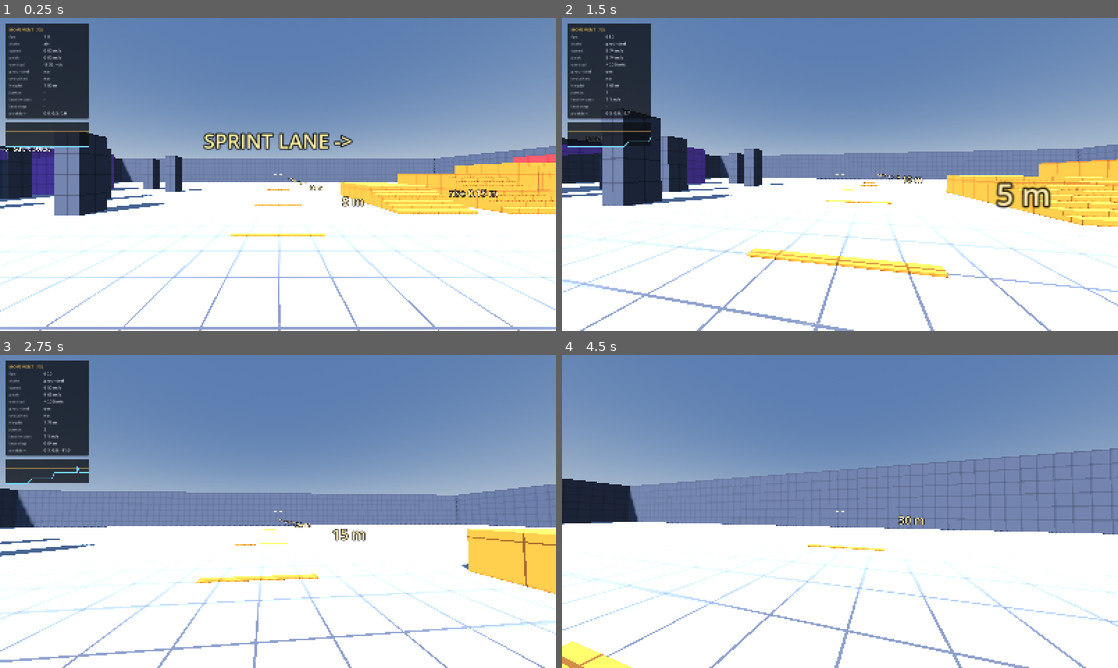
Above: before the commit, frames 1-4 (two rows, left to right).
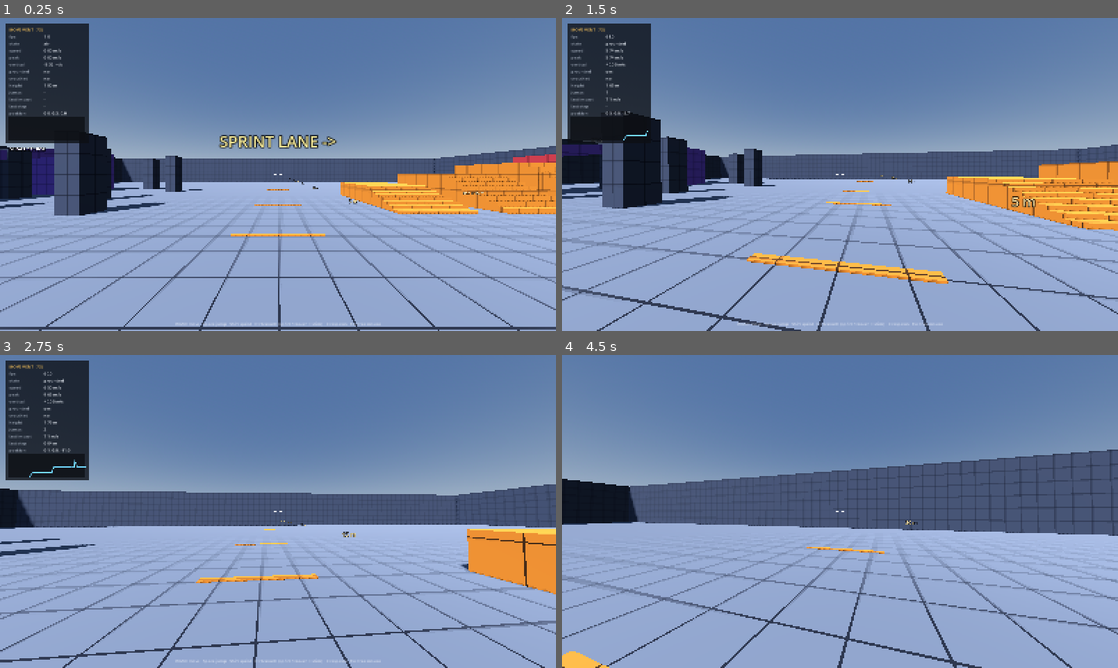
Above: after the commit, the same moments.

Repository: B-2222/BestFPS
Game: Godot game, scene res://scenes/levels/test_arena.tscn
Two runs of this game, one before a commit and one after it. Both use one fixed random seed, a clock stepped at 60 frames per second and the inputs below.
Inputs (mouse positions are in pixels of both pictures, inside the frame that each line leads up to):
- Up to frame 1 (0.25 s): no input
- Up to frame 2 (1.5 s): move the mouse to (867, 174) at 0.52 s; hold Ctrl (crouch) 0.53-1.28 s; hold W (move_forward) from 0.53 s (still down); tap Space (jump) at 0.77, 1.07 s; tap Shift (sprint) at 0.8, 1.35 s; move the mouse to (812, 174) at 1.27 s
- Up to frame 3 (2.75 s): keep holding W (move_forward); tap Space (jump) at 1.52, 1.55, 1.82 s; move the mouse to (289, 505) at 2.02 s; hold Space (jump) from 2.03 s (still down); tap Ctrl (crouch) at 2.3 s
- Up to frame 4 (4.5 s): keep holding W (move_forward); move the mouse to (834, 517) at 2.77 s; release Space (jump) at 2.78 s; tap Ctrl (crouch) at 2.85, 4.35 s; tap Space (jump) at 3.02, 3.32, 3.77, 3.8, 4.07 s; tap Shift (sprint) at 3.05 s; move the mouse to (878, 514) at 3.52 s; hold Shift (sprint) 3.53-4.28 s; tap F3 (debug_toggle) at 4.15 s; move the mouse to (795, 508) at 4.27 s

The runs differ from the first frame. In frame 1, 56% of the frame differs, in the area x 0-100%, y 31-100%; in frame 2, 54%; in frame 3, 57%; in frame 4, 61%, in the area x 0-100%, y 29-100%.

Commit message:
fix: review pass over the movement controller and view effects
Went back over everything written this session. Bugs found and fixed:

- respawn() reset the body transform but left `yaw` holding the old
  heading, so the next mouse movement snapped the camera back to where
  the player was looking before respawning. It also left the jump
  buffer armed, which fired a jump the instant the player reappeared.
- can_stand_up() used test_move()'s 0.08 m default margin -- the same
  bug already fixed in the stair probes. The player would refuse to
  stand with 8 cm of clear air overhead.
- The hull height clamp still enforced the capsule rule (height >= 2 *
  radius). Now that the hull is a cylinder that rule does not apply,
  and it would have silently blocked any crouch height below 0.8 m.
- CameraRig read the controller's config in _ready(). Godot readies
  children before parents, so the fallback config had not been
  resolved yet; it is now picked up on the first frame.
- StateMachine gave up silently when a transition chain failed to
  settle, leaving whichever state happened to be current. It now warns,
  because that only happens when two states disagree.
- A local named `scale` shadowed Node3D.scale in two places.
- pending_step could grow unbounded with no camera rig to drain it.
- The HUD's speed graph sat at a hardcoded offset that the added rows
  would have overlapped; it now flows inside the panel. The crosshair
  did not redraw on window resize.

Landing dip recalibrated. It was integrated straight off the render
frame, which made the same landing about 20% deeper at 144 fps than at
60 -- a feel bug that only shows up on someone else's machine. It now
runs at a fixed 240 Hz substep (3% spread across 30-144 fps). The
impulse scale was also far too large: an ordinary jump dipped the
camera 14-17 cm and a 2 m drop saturated the clamp. Recalculated so a
jump dips ~5.5 cm and a 10 m fall ~17 cm, leaving the clamp as a
genuine safety net.

Test arena tuned against actual rendered frames rather than guesswork:
labels were roughly 0.38 m per character and dwarfed the geometry they
annotate, and the floor blew out to near-white under sky ambient,
losing the grid that makes speed perceptible. Also added a stair
descent check to the smoke test -- descending is a separate failure
mode from climbing, and the player is now grounded for 140 of 140
ticks of it.

18 checks passing from a clean import, no errors, no leaked objects.

Co-Authored-By: Claude <noreply@anthropic.com>
Claude-Session: https://claude.ai/code/session_01YFatVD6W6MGz1PHfpjP395

Diff:
--- a/scripts/core/state_machine.gd
+++ b/scripts/core/state_machine.gd
@@ -56,9 +56,15 @@
 	if current == null:
 		return
 	var guard := 0
-	while guard < MAX_CHAINED_TRANSITIONS:
+	while true:
 		var next: StringName = current.check_transitions(cmd)
 		if next == &"" or next == current.id:
+			break
+		if guard >= MAX_CHAINED_TRANSITIONS:
+			# Say so rather than silently settling on whichever state happened
+			# to be current when we gave up. A chain this deep means two states
+			# disagree about the same condition, which is a bug worth seeing.
+			push_warning("StateMachine: transitions did not settle at '%s'." % current.id)
 			break
 		transition_to(next)
 		guard += 1
--- a/scripts/levels/arena_builder.gd
+++ b/scripts/levels/arena_builder.gd
@@ -61,14 +61,17 @@
 ## regular reference you cannot perceive speed, and "does this feel fast?" is
 ## the single most important question this level has to answer.
 func _build_materials() -> void:
-	var grid := _make_grid_texture(64, 2, Color(1, 1, 1), Color(0.55, 0.55, 0.58))
-	_mat_floor = _make_material(grid, Color(0.62, 0.63, 0.66))
-	_mat_wall = _make_material(grid, Color(0.34, 0.36, 0.42))
-	_mat_step = _make_material(grid, Color(0.90, 0.55, 0.20))
-	_mat_jump = _make_material(grid, Color(0.28, 0.55, 0.88))
-	_mat_ramp = _make_material(grid, Color(0.35, 0.72, 0.45))
-	_mat_blocked = _make_material(grid, Color(0.80, 0.27, 0.28))
-	_mat_slide = _make_material(grid, Color(0.62, 0.42, 0.85))
+	# Darker grid lines than you would expect: they are the only cue for speed
+	# and distance, and a low-contrast grid washes out entirely under sky
+	# ambient once the tonemapper has had its way.
+	var grid := _make_grid_texture(64, 2, Color(1, 1, 1), Color(0.34, 0.35, 0.40))
+	_mat_floor = _make_material(grid, Color(0.40, 0.41, 0.44))
+	_mat_wall = _make_material(grid, Color(0.26, 0.28, 0.34))
+	_mat_step = _make_material(grid, Color(0.78, 0.46, 0.16))
+	_mat_jump = _make_material(grid, Color(0.22, 0.44, 0.74))
+	_mat_ramp = _make_material(grid, Color(0.28, 0.60, 0.37))
+	_mat_blocked = _make_material(grid, Color(0.68, 0.22, 0.24))
+	_mat_slide = _make_material(grid, Color(0.50, 0.34, 0.72))
 
 func _make_grid_texture(size: int, line_px: int, base: Color, line: Color) -> ImageTexture:
 	var img := Image.create(size, size, true, Image.FORMAT_RGBA8)
@@ -123,19 +126,30 @@
 	_geometry_root.add_child(body)
 	return body
 
-func _label(text: String, pos: Vector3, color: Color = Color(1, 1, 1)) -> Label3D:
+## Dimension annotation. Sized to be readable at 5-15 m without covering the
+## thing it is annotating -- roughly 17 cm per character, against a player who
+## is 1.8 m tall.
+func _label(text: String, pos: Vector3, color: Color = Color(1, 1, 1),
+		size_scale: float = 1.0) -> Label3D:
 	var label := Label3D.new()
 	label.text = text
 	label.position = pos
-	label.font_size = 48
-	label.pixel_size = 0.008
+	label.font_size = 40
+	label.pixel_size = 0.0042 * size_scale
 	label.modulate = color
-	label.outline_size = 12
+	label.outline_size = 10
 	label.outline_modulate = Color(0, 0, 0, 0.85)
 	label.billboard = BaseMaterial3D.BILLBOARD_ENABLED
 	label.shaded = false
+	label.fixed_size = false
+	label.no_depth_test = false
 	_geometry_root.add_child(label)
 	return label
+
+## Section heading. Larger than a dimension label so the eye can find sections
+## from across the arena.
+func _heading(text: String, pos: Vector3, color: Color = Color(1, 1, 1)) -> Label3D:
+	return _label(text, pos, color, 1.8)
 
 # ---------------------------------------------------------------------------
 # Sections
@@ -155,10 +169,13 @@
 	env.background_mode = Environment.BG_SKY
 	env.sky = sky
 	env.ambient_light_source = Environment.AMBIENT_SOURCE_SKY
+	env.ambient_light_energy = 0.55
 	env.reflected_light_source = Environment.REFLECTION_SOURCE_SKY
 	env.tonemap_mode = Environment.TONE_MAPPER_FILMIC
+	env.tonemap_exposure = 0.85
+	# Forward+ only. Harmless on the compatibility renderer, which just warns.
 	env.ssao_enabled = true
-	env.ssao_intensity = 1.2
+	env.ssao_intensity = 1.0
 
 	var world_env := WorldEnvironment.new()
 	world_env.name = "WorldEnvironment"
@@ -168,7 +185,7 @@
 	var sun := DirectionalLight3D.new()
 	sun.name = "Sun"
 	sun.rotation_degrees = Vector3(-52.0, -38.0, 0.0)
-	sun.light_energy = 1.1
+	sun.light_energy = 1.0
 	sun.shadow_enabled = true
 	sun.directional_shadow_max_distance = 120.0
 	_geometry_root.add_child(sun)
@@ -188,7 +205,7 @@
 ## A measured straight lane. Sprint it and count: at 9 m/s the 30 m mark should
 ## arrive in about 3.3 s. This is how you tell "fast" from "feels fast".
 func _build_distance_lane() -> void:
-	_label("SPRINT LANE ->", Vector3(0, 2.6, -3.0), Color(1, 0.9, 0.5))
+	_heading("SPRINT LANE ->", Vector3(0, 2.6, -3.0), Color(1, 0.9, 0.5))
 	for metres in [5, 10, 15, 20, 25, 30]:
 		var z := -float(metres)
 		_box("LaneMark%d" % metres, Vector3(3.0, 0.04, 0.2),
@@ -198,7 +215,7 @@
 ## Single ledges bracketing max_step_height (0.35 m by default). 0.20-0.35
 ## should be walked over without a jump; 0.40 should stop you dead.
 func _build_step_ledges() -> void:
-	_label("STEP-UP LIMIT", Vector3(8.0, 2.6, 5.0), Color(1, 0.75, 0.4))
+	_heading("STEP-UP LIMIT", Vector3(8.0, 2.6, 5.0), Color(1, 0.75, 0.4))
 	var heights := [0.20, 0.30, 0.35, 0.40]
 	for i in heights.size():
 		var h: float = heights[i]
@@ -212,7 +229,7 @@
 ## 0.45 m flight is deliberately impossible -- both are boundary tests, and
 ## boundaries are where stair code breaks.
 func _build_staircases() -> void:
-	_label("STAIRCASES", Vector3(15.0, 3.6, -4.0), Color(1, 0.75, 0.4))
+	_heading("STAIRCASES", Vector3(15.0, 3.6, -4.0), Color(1, 0.75, 0.4))
 	var rises := [0.15, 0.25, 0.35, 0.45]
 	var run := 0.4
 	var steps := 8
@@ -239,7 +256,7 @@
 ## If 1.10 is comfortably clearable and 1.40 is not, gravity and jump_velocity
 ## agree with each other.
 func _build_jump_heights() -> void:
-	_label("JUMP HEIGHT", Vector3(30.0, 3.2, -6.0), Color(0.6, 0.8, 1))
+	_heading("JUMP HEIGHT", Vector3(30.0, 3.2, -6.0), Color(0.6, 0.8, 1))
 	var heights := [0.60, 0.90, 1.10, 1.25, 1.40]
 	for i in heights.size():
 		var h: float = heights[i]
@@ -252,7 +269,7 @@
 func _build_gap_walkway() -> void:
 	var y := 2.0
 	var width := 3.5
-	_label("GAP JUMPS", Vector3(6.0, 4.6, 16.0), Color(0.6, 0.8, 1))
+	_heading("GAP JUMPS", Vector3(6.0, 4.6, 16.0), Color(0.6, 0.8, 1))
 
 	# Access stairs up to the walkway.
 	for s in 6:
@@ -273,7 +290,7 @@
 ## 15 / 30 / 45 degrees are walkable; 55 is past floor_max_angle and must
 ## reject the player rather than letting them creep up it.
 func _build_ramps() -> void:
-	_label("RAMPS", Vector3(-14.0, 3.6, 14.0), Color(0.5, 0.9, 0.6))
+	_heading("RAMPS", Vector3(-14.0, 3.6, 14.0), Color(0.5, 0.9, 0.6))
 	var specs := [
 		{"angle": 15.0, "length": 10.0},
 		{"angle": 30.0, "length": 8.0},
@@ -320,7 +337,7 @@
 			_mat_slide, Vector3(angle, 0.0, 0.0))
 	_box("SlideTop", Vector3(7.0, rise, 5.0),
 			Vector3(x, rise * 0.5, z_start - run - 2.5), _mat_slide)
-	_label("SLIDE SLOPE %.0f deg" % angle, Vector3(x, 2.4, z_start + 1.5), Color(0.8, 0.7, 1))
+	_heading("SLIDE SLOPE %.0f deg" % angle, Vector3(x, 2.4, z_start + 1.5), Color(0.8, 0.7, 1))
 	_label("sprint + crouch downhill", Vector3(x, 1.6, z_start + 1.5), Color(0.75, 0.65, 0.95))
 
 ## 1.05 m of clearance: too low to stand, and wide enough to slide through at
@@ -333,13 +350,13 @@
 	_box("TunnelRoof", Vector3(length, 0.5, 4.0), Vector3(x, clearance + 0.25, z), _mat_slide)
 	_box("TunnelWallA", Vector3(length, 2.4, 0.5), Vector3(x, 1.2, z - 2.25), _mat_slide)
 	_box("TunnelWallB", Vector3(length, 2.4, 0.5), Vector3(x, 1.2, z + 2.25), _mat_slide)
-	_label("CROUCH TUNNEL %.2f m" % clearance, Vector3(x + length * 0.5 + 2.0, 2.2, z),
+	_heading("CROUCH TUNNEL %.2f m" % clearance, Vector3(x + length * 0.5 + 2.0, 2.2, z),
 			Color(0.8, 0.7, 1))
 
 ## Something to strafe around. Tight enough spacing that turning while keeping
 ## speed actually costs something.
 func _build_pillars() -> void:
-	_label("STRAFE COURSE", Vector3(-16.0, 3.6, -10.0), Color(1, 1, 1))
+	_heading("STRAFE COURSE", Vector3(-16.0, 3.6, -10.0), Color(1, 1, 1))
 	var offsets := [
 		Vector2(-10, -8), Vector2(-14, -12), Vector2(-18, -8), Vector2(-22, -13),
 		Vector2(-12, -18), Vector2(-17, -21), Vector2(-23, -19), Vector2(-27, -24),
--- a/scripts/player/camera_rig.gd
+++ b/scripts/player/camera_rig.gd
@@ -11,6 +11,13 @@
 ##
 ## Runs in _process, not _physics_process. View effects should be smooth at the
 ## display refresh rate, not quantised to the 120 Hz simulation.
+
+## Fixed substep for the landing spring, so its response does not vary with
+## frame rate.
+const SPRING_TIMESTEP := 1.0 / 240.0
+## Cap on how much spring time a single long frame may catch up, so a hitch or
+## a breakpoint does not spend thousands of substeps.
+const MAX_SPRING_CATCHUP := 0.25
 
 @onready var camera: Camera3D = $Camera3D
 
@@ -32,10 +39,10 @@
 		push_error("CameraRig: no PlayerController ancestor found.")
 		set_process(false)
 		return
-	_config = _controller.config
-	_fov = _config.view_fov_base
-	camera.fov = _fov
 	_controller.landed.connect(_on_landed)
+	# Config is deliberately not read here. Godot readies children before their
+	# parents, so PlayerController._ready() -- which resolves the fallback
+	# config -- has not run yet. Picked up on the first frame instead.
 
 func _find_controller() -> PlayerController:
 	var node := get_parent()
@@ -46,6 +53,13 @@
 	return null
 
 func _process(delta: float) -> void:
+	if _config == null:
+		_config = _controller.config
+		if _config == null:
+			return
+		_fov = _config.view_fov_base
+		camera.fov = _fov
+
 	var speed := _controller.get_horizontal_speed()
 	var grounded := _controller.is_on_floor()
 	var sliding := _controller.get_state_id() == &"slide"
@@ -105,15 +119,24 @@
 func _on_landed(impact_speed: float) -> void:
 	_land_velocity += impact_speed * _config.view_land_dip_scale * 60.0
 
+## Damped spring rather than a tween: impulses from successive landings add up
+## naturally, and the return is asymmetric (fast down, settling up) the way real
+## weight is.
+##
+## Integrated at a fixed substep rather than straight off the render frame. An
+## explicit spring's response depends on its step size, and stepping it per
+## frame made the same landing dip about 20% deeper at 144 fps than at 60 --
+## a feel bug that only ever shows up on someone else's machine.
 func _update_landing(delta: float) -> void:
-	# Damped spring rather than a tween: impulses from successive landings add
-	# up naturally, and the return is asymmetric (fast down, settling up) the
-	# way real weight is.
-	var acceleration := -_config.view_land_dip_stiffness * _land_offset \
-			- _config.view_land_dip_damping * _land_velocity
-	_land_velocity += acceleration * delta
-	_land_offset = clampf(_land_offset + _land_velocity * delta,
-			-_config.view_land_dip_max, _config.view_land_dip_max)
+	var remaining := minf(delta, MAX_SPRING_CATCHUP)
+	while remaining > 0.0:
+		var step := minf(remaining, SPRING_TIMESTEP)
+		var acceleration := -_config.view_land_dip_stiffness * _land_offset \
+				- _config.view_land_dip_damping * _land_velocity
+		_land_velocity += acceleration * step
+		_land_offset = clampf(_land_offset + _land_velocity * step,
+				-_config.view_land_dip_max, _config.view_land_dip_max)
+		remaining -= step
 
 # --- stairs ----------------------------------------------------------------
 
--- a/scripts/player/player_config.gd
+++ b/scripts/player/player_config.gd
@@ -175,12 +175,18 @@
 @export var view_bob_amount_h: float = 0.030
 @export var view_bob_roll_deg: float = 0.35
 
-## Landing dip, as a critically-ish damped spring. Impulse scales with impact
-## speed so a small hop barely registers and a long fall lands hard.
-@export var view_land_dip_scale: float = 0.013
+## Landing dip, as an underdamped spring. Impulse scales with impact speed so a
+## small hop barely registers and a long fall lands hard.
+##
+## Calibrated, not guessed: at these values an ordinary jump (7 m/s impact)
+## dips about 5.5 cm, a 2 m drop about 7 cm, and a 10 m fall about 17 cm --
+## which leaves the clamp as a genuine safety net rather than something every
+## landing hits. Raising the scale much past 0.006 makes routine jumping feel
+## like the camera is slamming into the floor.
+@export var view_land_dip_scale: float = 0.0040
 @export var view_land_dip_stiffness: float = 170.0
 @export var view_land_dip_damping: float = 18.0
-@export var view_land_dip_max: float = 0.22
+@export var view_land_dip_max: float = 0.18
 
 ## Camera roll when strafing. Under ~1.5 deg it reads as weight; above that it
 ## reads as a bug.
--- a/scripts/player/player_controller.gd
+++ b/scripts/player/player_controller.gd
@@ -215,9 +215,10 @@
 		return
 	var control := maxf(speed, config.stop_speed)
 	var new_speed := maxf(speed - control * friction * delta, 0.0)
-	var scale := new_speed / speed
-	velocity.x *= scale
-	velocity.z *= scale
+	# Named `retained` rather than `scale`, which would shadow Node3D.scale.
+	var retained := new_speed / speed
+	velocity.x *= retained
+	velocity.z *= retained
 
 func try_jump() -> bool:
 	if jump_buffer <= 0.0:
@@ -384,9 +385,30 @@
 	_input_source = node
 	_input_source_assigned = true
 
+## Return to the spawn point in a fully clean state.
+##
+## Resetting the view angles matters as much as the position: assigning
+## global_transform moves the body, but `yaw` would still hold the old heading,
+## and the next mouse movement would snap the camera back to where the player
+## was looking before they respawned.
 func respawn() -> void:
 	velocity = Vector3.ZERO
 	global_transform = _spawn_transform
+
+	yaw = _spawn_transform.basis.get_euler().y
+	pitch = 0.0
+	rotation.y = yaw
+	head.rotation.x = pitch
+	cmd.yaw = yaw
+	cmd.pitch = pitch
+
+	# Clear anything in flight, or a jump buffered a moment before respawning
+	# fires the instant the player reappears.
+	jump_buffer = 0.0
+	time_since_floor = 0.0
+	slide_cooldown_left = 0.0
+	pending_step = 0.0
+
 	is_crouched = false
 	_current_height = config.standing_height
 	_current_eye = config.standing_eye_height
--- a/scripts/player/states/grounded_state.gd
+++ b/scripts/player/states/grounded_state.gd
@@ -24,9 +24,12 @@
 
 func physics_update(cmd: InputCommand, delta: float) -> void:
 	p.update_crouch(cmd)
-	# Friction first, then acceleration. Same order as Quake: it means a player
-	# holding a direction is never slowed by the friction they are overcoming,
-	# but a player releasing the keys stops promptly.
+	# Friction first, then acceleration -- Quake's order. At steady state the
+	# acceleration exactly restores what friction removed, so holding a
+	# direction still sits at target speed; release the keys and only friction
+	# is left, so the stop is prompt. Reversing the order would make top speed
+	# depend on the friction value, tangling two dials that need to stay
+	# independent.
 	p.apply_friction(delta)
 	p.accelerate(p.wish_dir, p.get_target_speed(cmd), p.config.ground_accel, delta)
 
--- a/scripts/ui/debug_hud.gd
+++ b/scripts/ui/debug_hud.gd
@@ -40,7 +40,6 @@
 func _unhandled_input(event: InputEvent) -> void:
 	if event.is_action_pressed(&"debug_toggle"):
 		_panel.visible = not _panel.visible
-		_graph.visible = _panel.visible
 		_hint.visible = _panel.visible
 
 func _process(_delta: float) -> void:
@@ -110,11 +109,11 @@
 		column.add_child(row)
 		_rows[key] = value_label
 
+	# Inside the panel rather than at a hardcoded offset below it: adding a row
+	# to the list above would otherwise silently overlap the graph.
 	_graph = SpeedGraph.new()
-	_graph.position = Vector2(16, 300)
-	_graph.custom_minimum_size = Vector2(240, 70)
-	_graph.size = Vector2(240, 70)
-	add_child(_graph)
+	_graph.custom_minimum_size = Vector2(220, 68)
+	column.add_child(_graph)
 
 	var crosshair := Crosshair.new()
 	crosshair.set_anchors_preset(Control.PRESET_FULL_RECT)
@@ -182,6 +181,11 @@
 class Crosshair:
 	extends Control
 
+	func _ready() -> void:
+		# Anchored full-rect, so its centre moves with the window. Control does
+		# not redraw on resize by itself.
+		resized.connect(queue_redraw)
+
 	func _draw() -> void:
 		var centre := size * 0.5
 		var gap := 4.0
Binary file added: docs/images/test-arena.png
Not shown, added: docs/images/test-arena.png.import
Not shown, added: scripts/tests/movement_smoke_test.gd.uid
Not shown, changed: .gitignore
Not shown, changed: README.md
Not shown, changed: docs/movement-tuning.md
